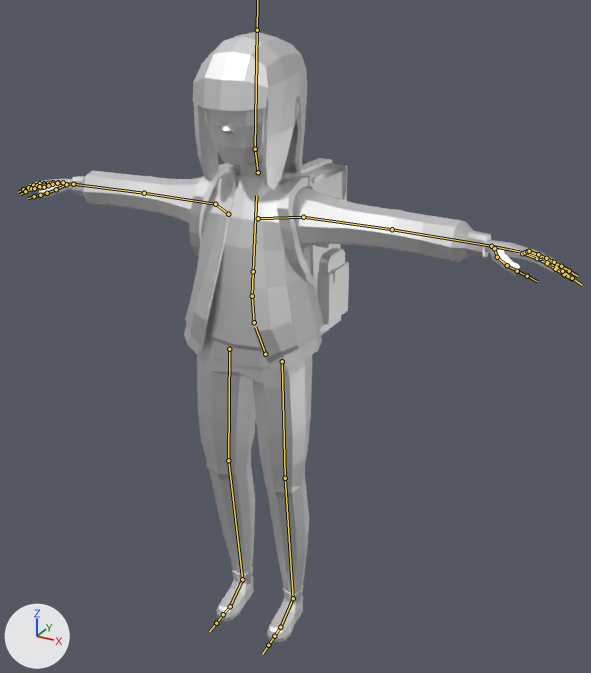
One commit to the FBX model PassthroughTest/Assets/_Level/Level_0/Character/GirlAniClip/End/OpenHand_TurnBack.fbx: the scene before it, then after it.
Rendered twice from a camera (50 mm lens) standing at (0.915, -1.487, 1.572) and looking at (0.052, 0.082, 0.788). Arrows for +X, +Y and +Z are at lower left; the lights stay in place. The bones that bend it are drawn over the model as lines.

Names of what the first picture shows: 'Adiar_Head_A', 'Adiar_Pants_A', 'Adiar_Shirt_C', 'Adiar_Shoes_B', 'Kira_Hair_Default.001', 'group357203529'.
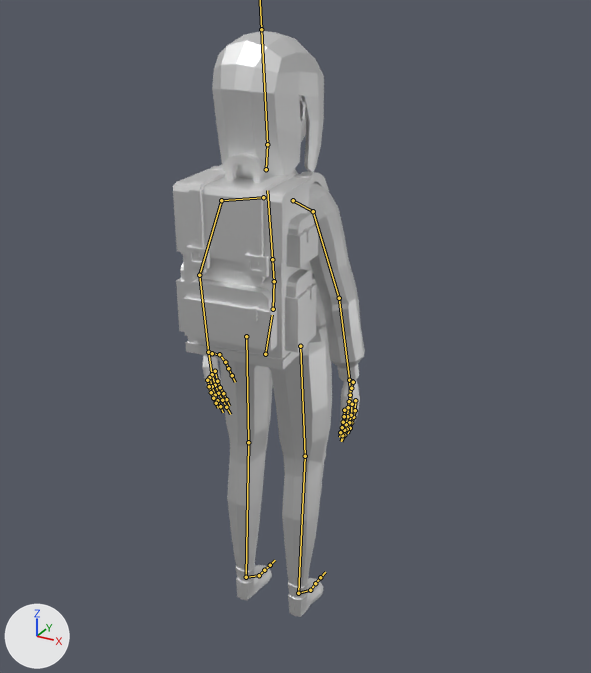
The newer file adds an action. The first version stands in its rest pose; the second is drawn at frame 44 of the action 'Adiar|Adiar.001|Adiar|TurnBack'.

Changed parts and their boxes [x1, y1, x2, y2] in the pictures (591 x 673 px):
'Adiar_Shirt_C', posed: before [27, 164, 564, 374]; after [202, 169, 365, 432]
'group357203529', posed: before [189, 158, 349, 335]; after [173, 154, 329, 370]
'Adiar_Pants_A', posed: before [197, 348, 312, 594]; after [220, 338, 332, 587]
'Kira_Hair_Default.001', posed: before [193, 32, 308, 190]; after [212, 31, 324, 180]
'Adiar_Head_A', posed: before [206, 103, 300, 178]; after [299, 96, 306, 142]
'Adiar_Shoes_B', posed (31% shorter): before [216, 566, 304, 642]; after [236, 565, 323, 617]
bone 'pelvis', root to tip: before (265, 354) to (255, 327); after (265, 354) to (272, 315)
bone 'clavicle_l', root to tip: before (258, 218) to (303, 217); after (263, 197) to (221, 200)
bone 'upperarm_l', root to tip: before (303, 217) to (392, 229); after (221, 200) to (199, 275)
bone 'lowerarm_l', root to tip: before (392, 229) to (491, 246); after (199, 275) to (208, 352)
bone 'upperarm_r', root to tip: before (215, 204) to (144, 193); after (313, 211) to (339, 298)
bone 'lowerarm_r', root to tip: before (144, 193) to (73, 184); after (339, 298) to (349, 380)
bone 'head', root to tip: before (255, 149) to (257, 30); after (267, 144) to (261, 29)
bone 'calf_r', root to tip: before (228, 460) to (242, 579); after (305, 456) to (298, 593)
bone 'foot_r', root to tip: before (242, 579) to (230, 606); after (298, 593) to (310, 590)

The edits, one by one:
Bone 'pelvis' (bone_pelvis) turns from (0, 0, 0) to (-51, -175, 2) degrees about its own x, y and z.
Bone 'clavicle_l' (bone_clavicle_l) turns from (0, 0, 0) to (3, 0, 0) degrees about its own x, y and z.
Bone 'upperarm_l' (bone_upperarm_l) turns from (0, 0, 0) to (0, 0, -70) degrees about its own x, y and z.
Bone 'lowerarm_l' (bone_lowerarm_l) turns from (0, 0, 0) to (-2, -1, -21) degrees about its own x, y and z.
Bone 'upperarm_r' (bone_upperarm_r) turns from (0, 0, 0) to (0, -1, 72) degrees about its own x, y and z.
Bone 'lowerarm_r' (bone_lowerarm_r) turns from (0, 0, 0) to (-1, 1, 11) degrees about its own x, y and z.
Bone 'head' (bone_head) turns from (0, 0, 0) to (0, -6, 0) degrees about its own x, y and z.
Bone 'calf_r' (bone_calf_r) turns from (0, 0, 0) to (0, 1, -1) degrees about its own x, y and z.
Bone 'foot_r' (bone_foot_r) turns from (0, 0, 0) to (-1, -1, 1) degrees about its own x, y and z.
